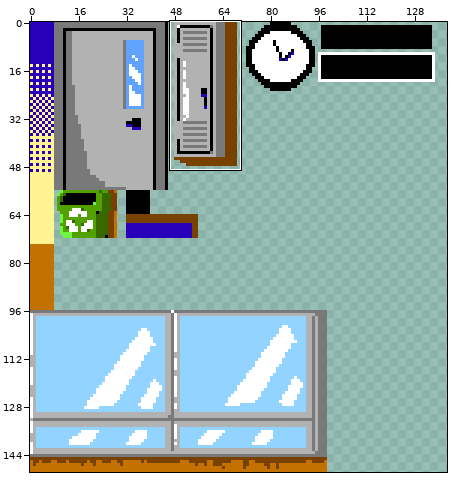
File history of a sprite sheet, Project/Content/Sprites/tilemap.png. Above, an overview of the earlier version with the close-up marked.
Close-up. First the earlier version:
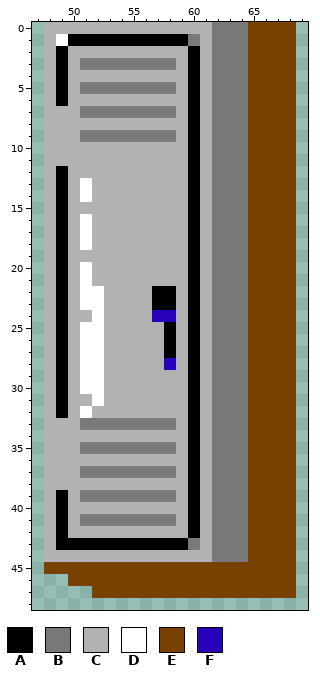
The file is 150x150 pixels. Shown: x 47..69, y 0..48. The wide view leaves out empty margins. The commit also changed other parts of the picture, which this record leaves out.
Palette (. is transparent): A #000000  B #797979  C #b2b2b2  D #ffffff  E #794100  F #2800ba
New version:
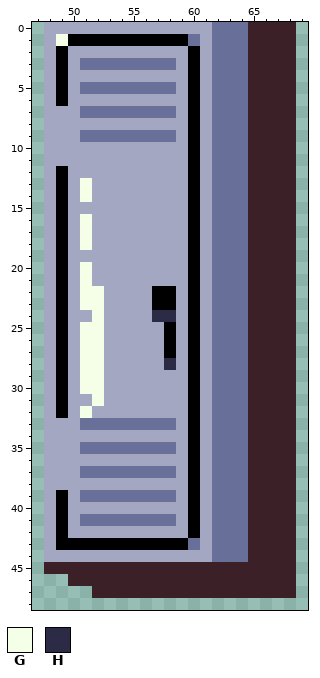
Colours new in this view: G #f5ffe8  H #2b2b45
The exact change:
Colour B changes from #797979 to #686f99.
Colour C changes from #b2b2b2 to #a3a7c2.
Colour E changes from #794100 to #3b2027.
Colour G replaces colour D in row 1 at x 49; in rows 13 to 14 at x 51; in rows 16 to 18 at x 51; in rows 20 to 21 at x 51; in rows 22 to 23 at x 51 to 52; in row 24 at x 52.
Colour G replaces colour D in rows 25 to 30 at x 51 to 52; in row 31 at x 52; in row 32 at x 51.
Colour H replaces colour F in row 24 at x 57 to 58; in row 28 at x 58.
Boxes around the changes in both close-ups, in picture pixels (x1, y1, x2, y2):
changed: (44, 22, 296, 598)
